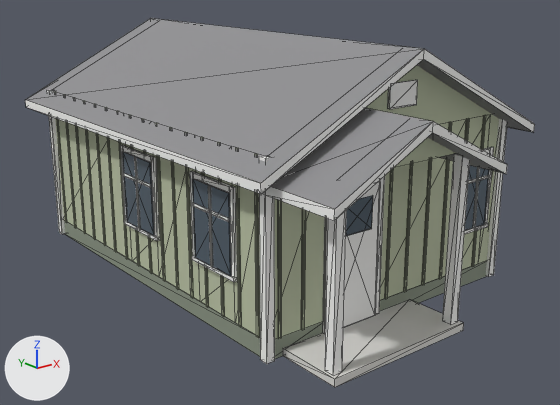
Two versions of the glTF model public/models/apricot-sage.glb, one commit apart.
The view is the same before and after, from a 50 mm lens placed at (-8.27, -10.38, 5.28), pointed at (-0.12, -0.19, 1.2). Arrows for +X, +Y and +Z are at lower left; the lights stay in place. The picture after the commit comes second. Mesh edges are drawn as thin lines. Vertices at exactly the same position are counted once.

The older version as bpy lines, for what is in view:
```python
me_apricot_sage = bpy.data.meshes.new('apricot-sage')
me_apricot_sage.from_pydata(...)  # 971 vertices, 1587 faces; spans x -2.82..2.82, y -4.17..4.27, z 0.0..4.11
# faces by material slot: [12, 867, 584, 72, 12, 12, 16, 12]
me_apricot_sage.materials.append(mat_base)  # grey #8b9584
me_apricot_sage.materials.append(mat_wall)  # light grey #bfc7aa
me_apricot_sage.materials.append(mat_trim)  # white #f9f9f7
me_apricot_sage.materials.append(mat_glass)  # greyish blue #5d6c79
me_apricot_sage.materials.append(mat_door)  # white #f9f9f7
me_apricot_sage.materials.append(mat_lite)  # greyish blue #5d6c79
me_apricot_sage.materials.append(mat_roof)  # grey #909093
me_apricot_sage.materials.append(mat_porch)  # light grey #dddbd7
ob_the_apricot__sage = bpy.data.objects.new('The Apricot (sage)', me_apricot_sage)
ob_the_apricot__sage.location = (0.0, 0.0, 0.0)
```
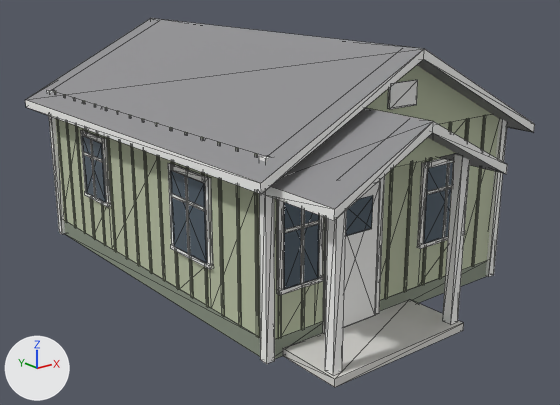
The edits, one by one:
me_apricot_sage is used by ob_the_apricot__sage; location (0.0, 0.0, 0.0).
me_apricot_sage had 971 vertices, 1587 faces and spanned x -2.82..2.82, y -4.17..4.27, z 0.0..4.11.
me_apricot_sage now has 979 vertices, 1611 faces and spans x -2.82..2.82, y -4.17..4.27, z 0.0..4.11.
me_apricot_sage part 1: the loose piece of 8 vertices spanning x 1.8..1.85, y -2.9..-2.88, z 1.03..2.25 is moved by (-3.72, 0.0, 0.0).
me_apricot_sage part 2: a new loose piece, a box spanning x -2.195..-1.585, y -2.896..-2.881, z 1.844..1.894, in mat_trim (white #f9f9f7).
me_apricot_sage part 3: a new loose piece, a box spanning x 1.042..1.092, y -2.896..-2.881, z 1.034..2.254, in mat_trim (white #f9f9f7).
me_apricot_sage part 4: the loose piece of 8 vertices spanning x -2.52..-2.5, y -1.62..-1.57, z 1.03..2.25 is moved by (0.0, 0.61, 0.0).
me_apricot_sage part 5: the loose piece of 8 vertices spanning x -2.52..-2.5, y -2.05..-1.14, z 1.84..1.89 is moved by (0.0, 0.61, 0.0).
me_apricot_sage part 6: the loose piece of 8 vertices spanning x 2.5..2.52, y 0.6..0.65, z 1.19..2.25 is moved by (-5.02, 1.51, 0.0).
me_apricot_sage part 7: the loose piece of 8 vertices spanning x 2.5..2.52, y 0.25..1.01, z 1.92..1.97 is moved by (-5.02, 1.51, 0.0).
me_apricot_sage part 8: the loose piece of 8 vertices spanning x -2.52..-2.5, y 0.08..0.99, z 1.84..1.89 is deleted.
me_apricot_sage part 9: the loose piece of 8 vertices spanning x -2.52..-2.5, y 0.51..0.56, z 1.03..2.25 is deleted.
me_apricot_sage part 10: 86 vertices moved from x -2.51..-0.67, y -2.14..3.96, z 0.3..2.9 to x -2.51..0.7, y -1.53..3.96, z 0.3..2.9; 48 vertices removed from x -2.51..-1.1, y -2.14..3.91, z 0.3..2.9; 106 vertices added at x -2.51..0.58, y -2.89..3.91, z 0.3..2.9.
me_apricot_sage part 11: 39 vertices moved from x 1.43..2.51, y -2.9..1.1, z 0.3..2.9 to x 0.52..2.51, y -2.9..-0.59, z 0.3..2.9; 102 vertices removed from x 1.43..2.51, y -2.89..1.1, z 0.3..2.9; 52 vertices added at x 0.52..2.51, y -2.89..-0.59, z 0.3..2.9.
Other edits to the shape of me_apricot_sage do not show in these pictures.

Where the change shows, as pixel boxes [x1, y1, x2, y2] in the pictures (560 x 405 px; the box of a moved part takes in the faces that stretch with it):
part 1 of me_apricot_sage, moved or reshaped: before [473, 167, 480, 228]; after [300, 209, 305, 284]
part 2 of me_apricot_sage, added: after [285, 220, 320, 233]
part 3 of me_apricot_sage, added: after [442, 164, 450, 238]
part 4 of me_apricot_sage, moved or reshaped: before [208, 185, 213, 267]; after [185, 176, 190, 256]
part 5 of me_apricot_sage, moved or reshaped: before [192, 203, 229, 222]; after [170, 193, 205, 211]
part 6 of me_apricot_sage, moved or reshaped (not visible before): after [90, 140, 96, 198]
part 7 of me_apricot_sage, moved or reshaped (not visible before): after [83, 152, 103, 162]
part 8 of me_apricot_sage, deleted: before [123, 173, 151, 188]
part 9 of me_apricot_sage, deleted: before [134, 157, 141, 229]
part 10 of me_apricot_sage, moved or reshaped: before [55, 115, 260, 335]; after [55, 101, 324, 339]
part 11 of me_apricot_sage, moved or reshaped: before [462, 114, 499, 270]; after [380, 119, 468, 300]
